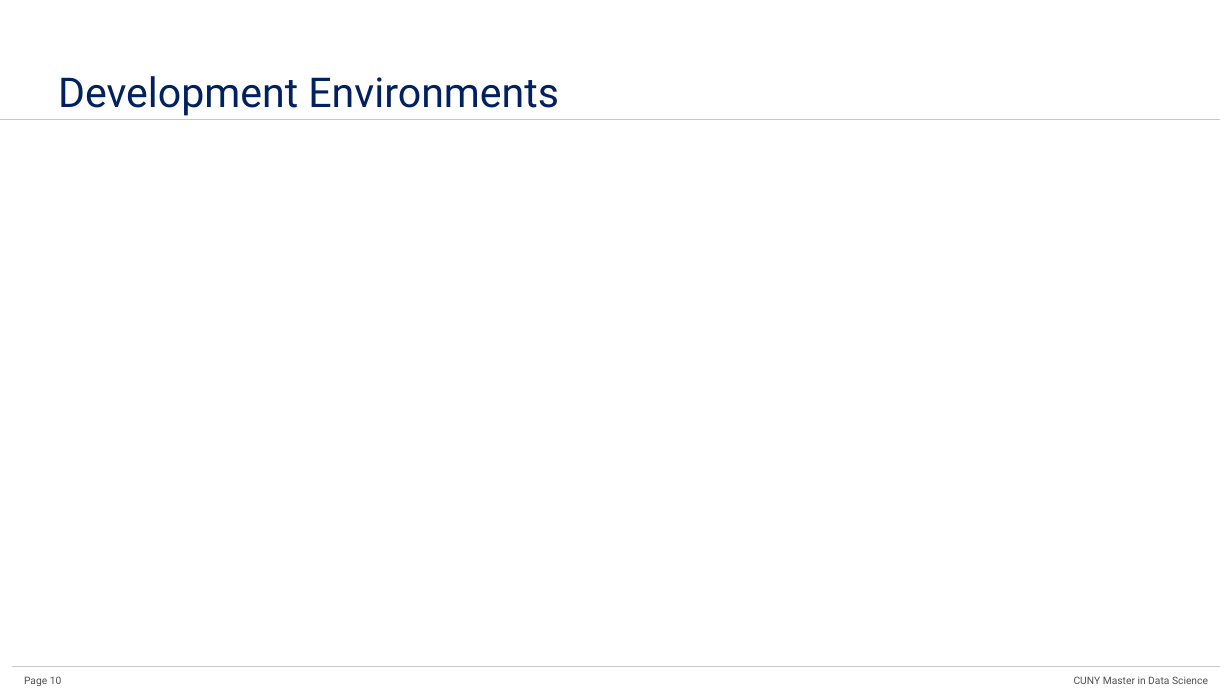
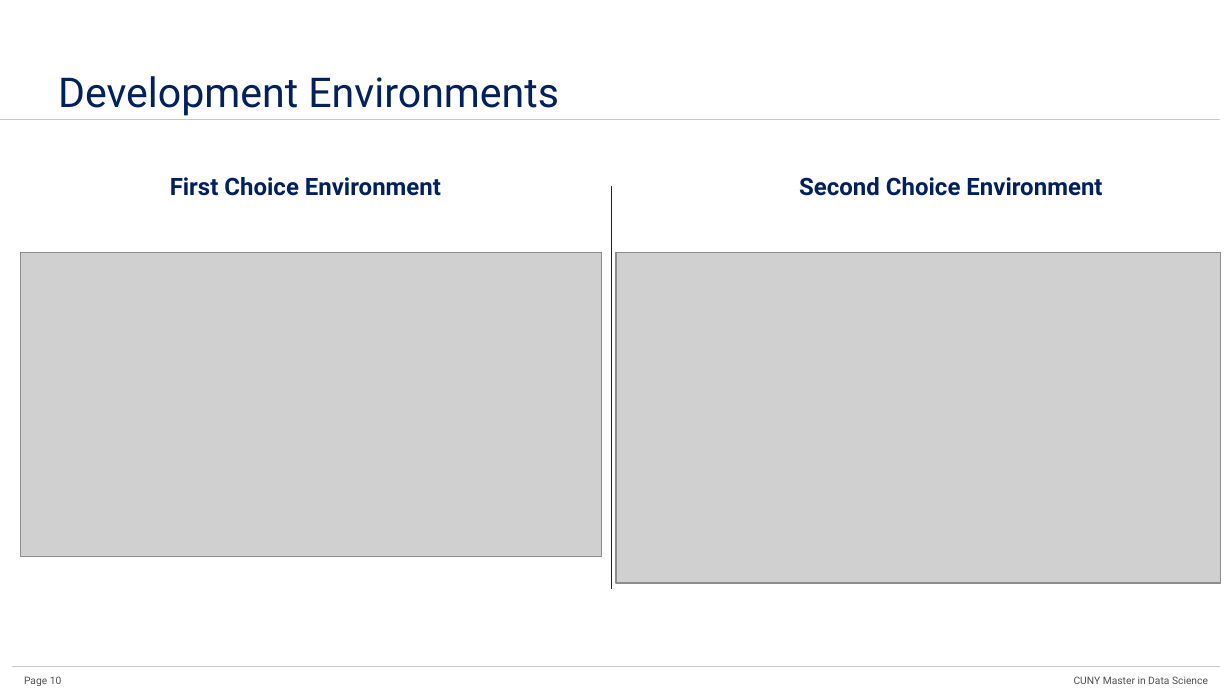
Before and after one commit to hillt5/Project-3-DATA-607, a slide deck: slide 10 of 04Presentation/Data607_Project3_Data_Science_Skills.pptx. Drawn at 1232x693 pixels with LibreOffice and Linux fonts; fonts in the diff are those of the drawing; grey boxes stand for pictures. Boxes give left, top, right and bottom in pixels: in the first picture for what was removed or moved away, otherwise in the second. Text is boxed around its words. In the diff, an @@ line names an element or a change of style, - is before the commit and + after.

Commit message:
uploaded pat's slides
added slides for webframes, os, and dev environments

```diff
--- a/04Presentation/Data607_Project3_Data_Science_Skills.pptx
+++ b/04Presentation/Data607_Project3_Data_Science_Skills.pptx
@@ text added at (170, 177, 441, 196), 14 pt, text #002060, bold @@
+First Choice Environment
@@ text added at (799, 177, 1102, 196), 14 pt, text #002060, bold @@
+Second Choice Environment
@@ line added from (612, 186) to (612, 589), #202020 0.75 pt @@
@@ picture added at (21, 253, 601, 557) @@
@@ picture added at (616, 253, 1221, 584) @@
```
Also in this commit, not shown: 2 other slides changed.
